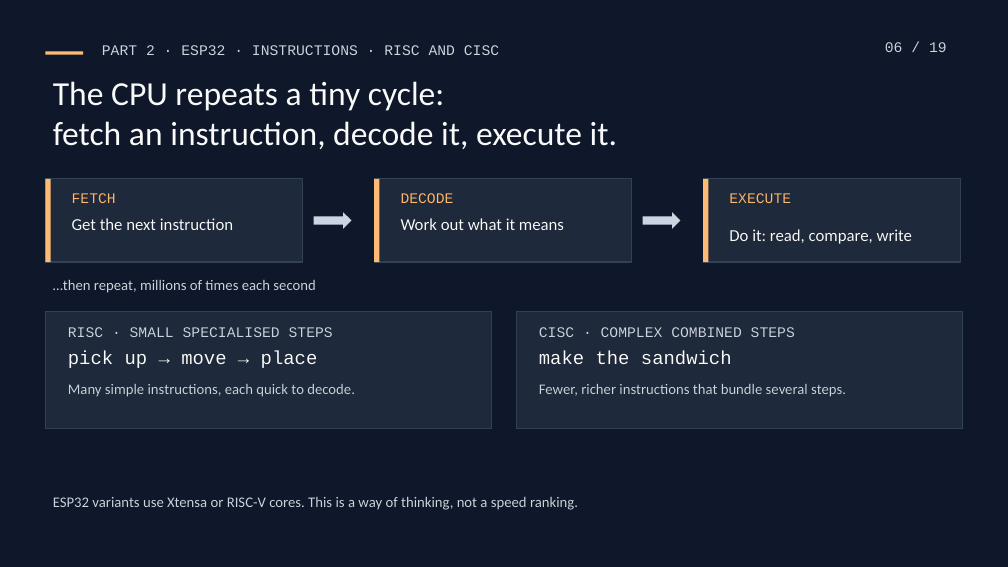
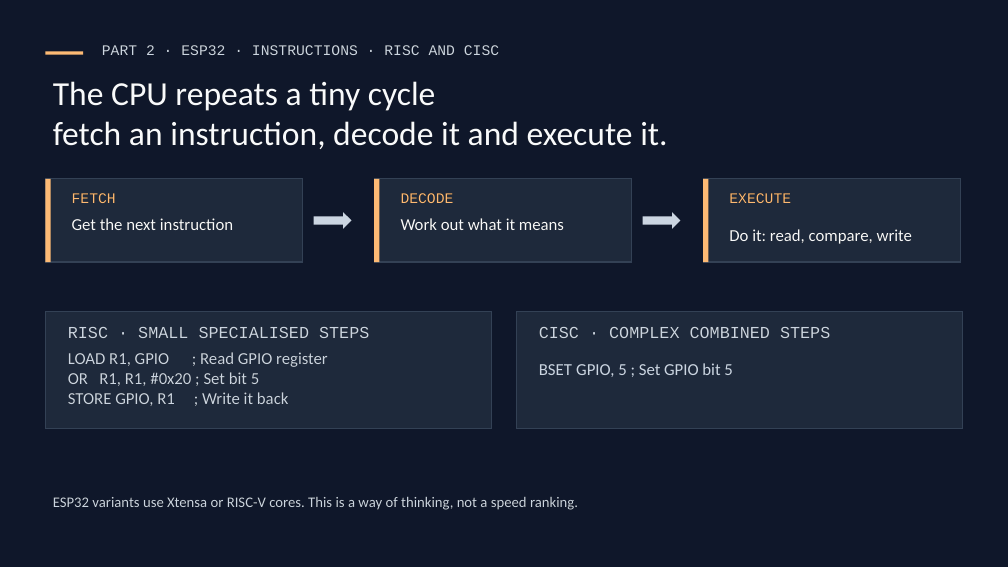
Before and after one commit to kaifshaheemj/iot-workshop, a slide deck: slide 6 of presentations/From-Sensors-to-Smart-Systems.pptx. Drawn at 1008x567 pixels with LibreOffice and Linux fonts; fonts in the diff are those of the drawing. Boxes give left, top, right and bottom in pixels: in the first picture for what was removed or moved away, otherwise in the second. Text is boxed around its words. In the diff, an @@ line names an element or a change of style, - is before the commit and + after.

```diff
--- a/presentations/From-Sensors-to-Smart-Systems.pptx
+++ b/presentations/From-Sensors-to-Smart-Systems.pptx
@@ text removed at [885, 42, 947, 52] @@
-06 / 19
@@ text at [53, 81, 667, 149]: text changed @@
-The CPU repeats a tiny cycle:
-fetch an instruction, decode it, execute it.
+The CPU repeats a tiny cycle
+fetch an instruction, decode it and execute it.
@@ text removed at [53, 280, 315, 293] @@
-…then repeat, millions of times each second
@@ text "RISC · SMALL SPECIALISED STEPS" at [68, 327, 369, 338]: size 14 to 16 pt @@
@@ text "CISC · COMPLEX COMBINED STEPS" at [539, 327, 830, 338]: size 14 to 16 pt @@
@@ text at [68, 352, 328, 406]: text changed; size 14 to 16 pt @@
-Many simple instructions, each quick to decode.
+LOAD R1, GPIO ; Read GPIO register
+OR R1, R1, #0x20 ; Set bit 5
+STORE GPIO, R1 ; Write it back
@@ text removed at [68, 350, 318, 368] @@
-pick up → move → place
@@ text removed at [539, 350, 732, 364] @@
-make the sandwich
@@ text removed at [539, 384, 846, 397] @@
-Fewer, richer instructions that bundle several steps.
@@ text added at [539, 363, 732, 377], 16 pt, text #CBD5E1 @@
+BSET GPIO, 5 ; Set GPIO bit 5
```
Also in this commit, not shown: 17 other slides changed, 1 slide added, 2 slides removed, 6 other files.
